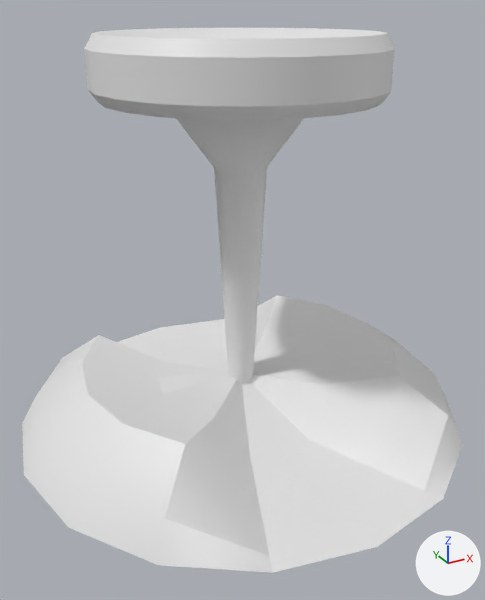
What one commit did to the FBX model Assets/Alexis_/Props/Joypad.FBX.
The view is the same before and after, from a camera (50 mm lens) standing at (-0.0341, -0.0625, 0.0461) and looking at (-0.001, -0.0023, 0.016). The lights are fixed; the arrows at lower right show +X, +Y and +Z. Where no turn or scale is listed for an object, it has been applied to the vertices.

The scene before the commit, as lines of its bpy script (objects in view):
```python
me_mesh = bpy.data.meshes.new('Mesh')
me_mesh.from_pydata(...)  # 65 vertices, 112 faces; spans x -0.0264..0.0264, y -0.0264..0.0264, z 0.0..0.0078
me_mesh_001 = bpy.data.meshes.new('Mesh.001')
me_mesh_001.from_pydata(...)  # 155 vertices, 286 faces; spans x -0.0151..0.0151, y -0.015..0.015, z -0.0001..0.0403
ob_joypad = bpy.data.objects.new('Joypad', me_mesh_001)
ob_joypad.location = (0.0, 0.0, 0.0034)
ob_joypad_base = bpy.data.objects.new('Joypad_base', me_mesh)
ob_joypad_base.location = (0.0, 0.0, 0.0)
```
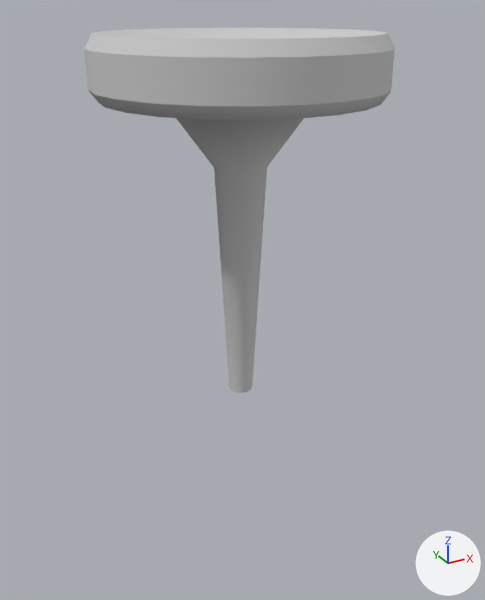
The newer file is also turned or shifted as a whole; pictures and numbers use the older file's frame.

Boxes [x1, y1, x2, y2] around the edits, measured in the pictures (485 x 600 px):
'Joypad_base', deleted
    before: [22, 295, 463, 573]
part 1 of me_mesh_001, recoloured
    both: [84, 28, 395, 384]

The change, as a list of edits to the scene's bpy script:
```text
Add mat_01___default:
    mat_01___default = principled_material('01 - Default')
    mat_01___default.base_color = (0.588, 0.588, 0.588)  # light grey #cacaca
    mat_01___default.roughness = 0.859
Change me_mesh_001:
    where me_mesh_001.from_pydata(...)  # 155 vertices, 286 faces; spans x -0.0151..0.0151, y -0.015..0.015, z -0.0001..0.0403
    used by ob_joypad; location = (0.0, 0.0, 0.0034)
    me_mesh_001 part 1: 286 faces spanning x -0.0151..0.0151, y -0.015..0.015, z -0.0001..0.0403 switch from no material to mat_01___default (light grey #cacaca)
Remove ob_joypad_base:
    ob_joypad_base = bpy.data.objects.new('Joypad_base', me_mesh)
    ob_joypad_base.location = (0.0, 0.0, 0.0)
```
